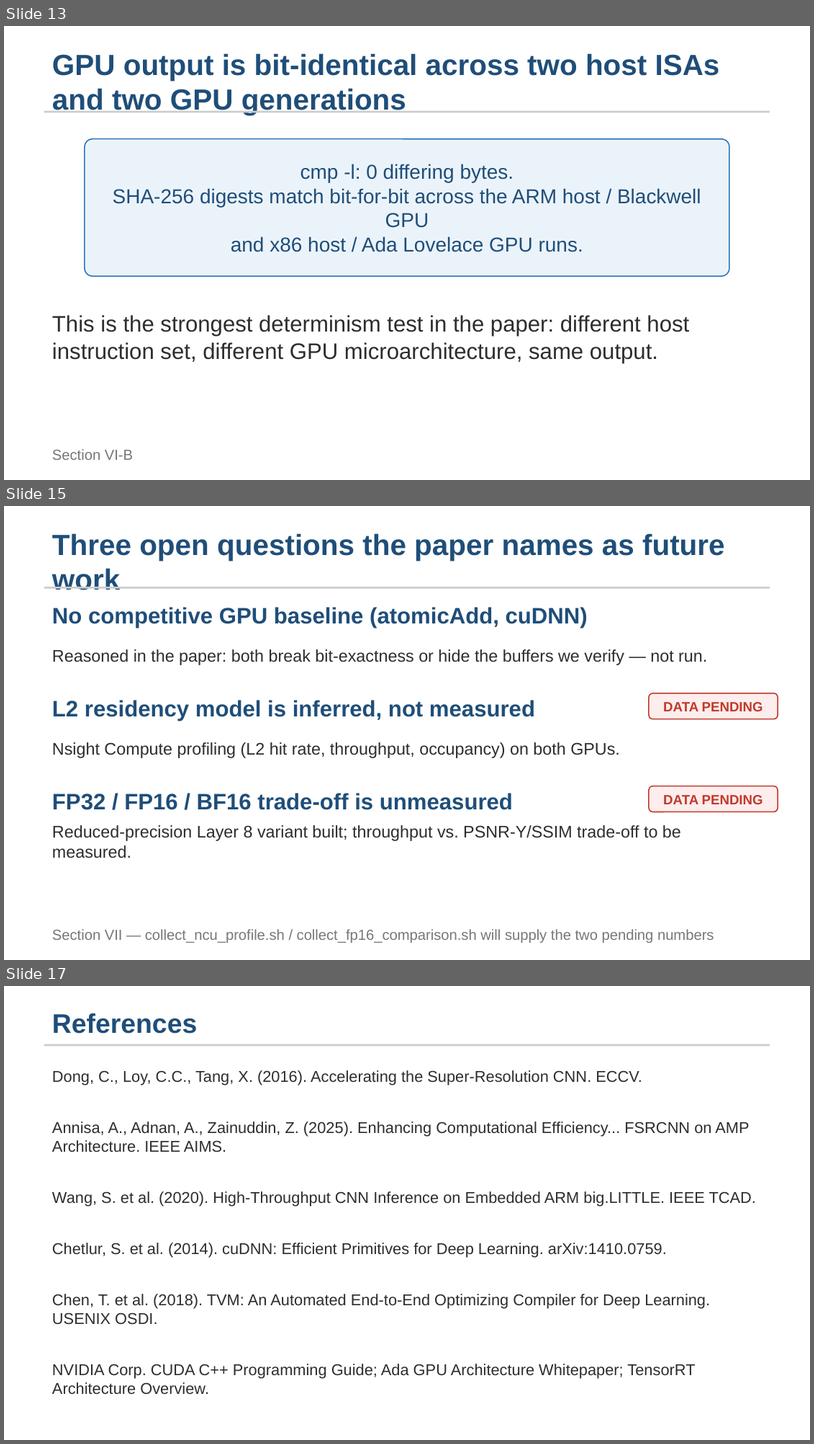
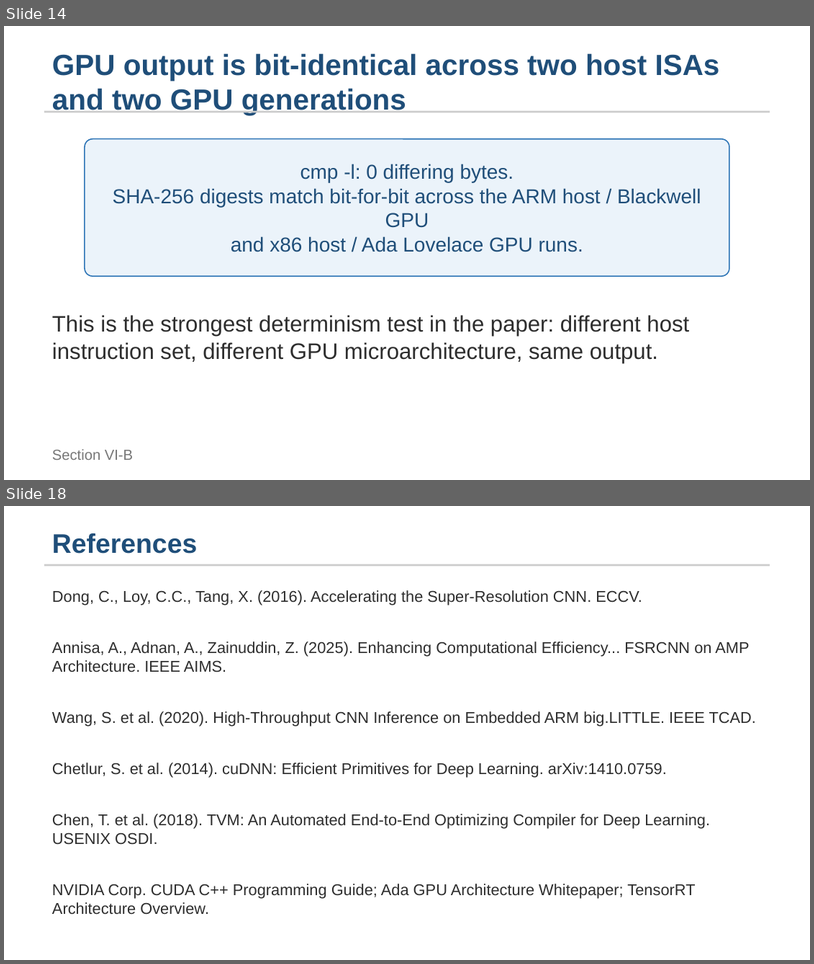
Before and after one commit to dhank77/paper-conf, a slide deck: newpaper/presentation/itis_presentation.pptx. Shown one above the other, each under a label of ours: slides 13, 15 and 17 before the commit, slides 14 and 18 after it; the slides between them are not shown. The pictures are 814x1444 and 814x964 pixels, drawn with LibreOffice and Linux fonts; fonts in the diff are those of the drawing. Boxes give left, top, right and bottom in pixels: in the first picture for what was removed or moved away, otherwise in the second. Text is boxed around its words. In the diff, an @@ line names an element or a change of style, - is before the commit and + after.

```diff
--- a/newpaper/presentation/itis_presentation.pptx
+++ b/newpaper/presentation/itis_presentation.pptx
@@ slide 15 removed at <box>4,506,810,960</box>, background #FFFFFF @@
@@ text removed at <box>52,533,725,590</box> @@
-Three open questions the paper names as future work
@@ rectangle removed at <box>44,587,770,589</box> @@
@@ text removed at <box>52,607,588,628</box> @@
-No competitive GPU baseline (atomicAdd, cuDNN)
@@ text removed at <box>52,649,707,665</box> @@
-Reasoned in the paper: both break bit-exactness or hide the buffers we verify — not run.
@@ text removed at <box>52,700,535,721</box> @@
-L2 residency model is inferred, not measured
@@ rounded rectangle removed at <box>649,693,778,719</box> @@
@@ text removed at <box>664,702,764,711</box> @@
-DATA PENDING
@@ text removed at <box>52,742,620,758</box> @@
-Nsight Compute profiling (L2 hit rate, throughput, occupancy) on both GPUs.
@@ rounded rectangle removed at <box>649,786,778,811</box> @@
@@ text removed at <box>52,793,513,810</box> @@
-FP32 / FP16 / BF16 trade-off is unmeasured
@@ text removed at <box>664,795,764,804</box> @@
-DATA PENDING
@@ text removed at <box>52,825,682,858</box> @@
-Reduced-precision Layer 8 variant built; throughput vs. PSNR-Y/SSIM trade-off to be measured.
@@ text removed at <box>52,929,715,942</box> @@
-Section VII — collect_ncu_profile.sh / collect_fp16_comparison.sh will supply the two pending numbers
@@ what was slide 13 is now slide 14 @@
@@ what was slide 17 is now slide 18 @@
```
Also in this commit, not shown: 4 slides changed, 4 slides added, 2 other slides removed, 1 other file.
